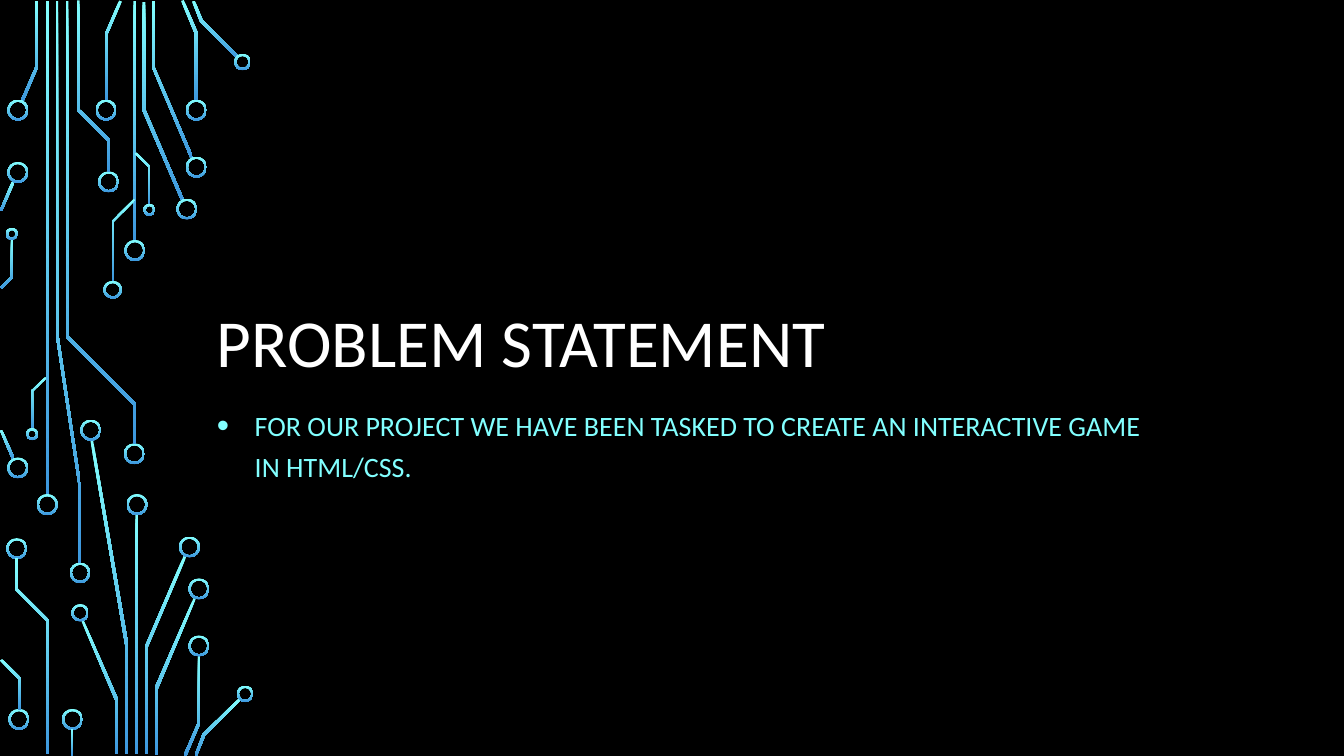
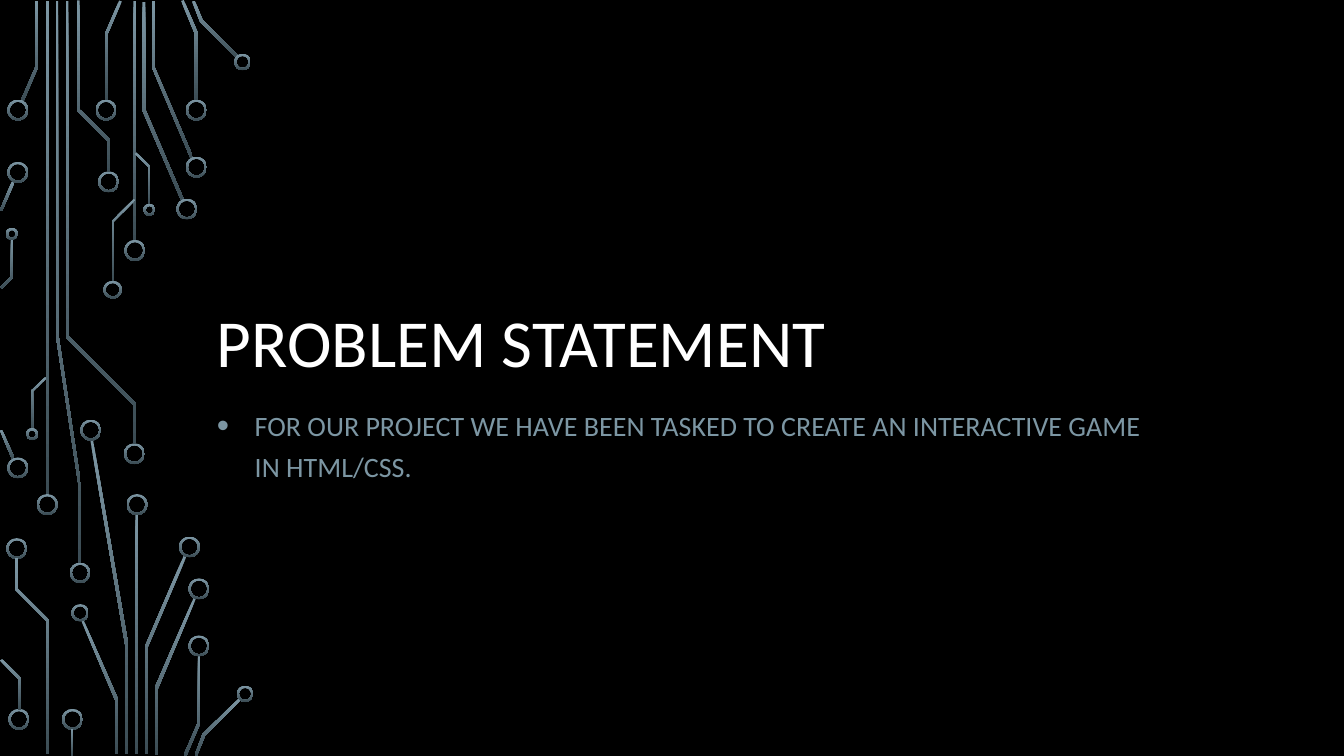
Before and after one commit to wholley4/Adventures-of-Wimiky, a slide deck: slide 2 of web_project1.pptx. Drawn at 1344x756 pixels with LibreOffice and Linux fonts; fonts in the diff are those of the drawing; background and template pictures are left out. Boxes give left, top, right and bottom in pixels: in the first picture for what was removed or moved away, otherwise in the second. Text is boxed around its words. In the diff, an @@ line names an element or a change of style, - is before the commit and + after.

```diff
--- a/web_project1.pptx
+++ b/web_project1.pptx
@@ fill gradient #82FFFF to #3D97DE to gradient #7C96A3 to #3B4C54 in 54 elements at (x1=124, y1=240, x2=145, y2=261), (x1=124, y1=444, x2=145, y2=465), (x1=45, y1=1, x2=48, y2=495), (x1=36, y1=494, x2=57, y2=515), (x1=21, y1=1, x2=38, y2=101), (x1=142, y1=2, x2=184, y2=201), (x1=176, y1=199, x2=198, y2=220), (x1=152, y1=1, x2=194, y2=158), (x1=181, y1=0, x2=199, y2=101), (x1=186, y1=156, x2=207, y2=177), (x1=186, y1=100, x2=207, y2=121), (x1=193, y1=1, x2=239, y2=58), (x1=234, y1=53, x2=252, y2=70), (x1=105, y1=1, x2=122, y2=101), (x1=96, y1=100, x2=117, y2=121), (x1=98, y1=171, x2=119, y2=193), (x1=82, y1=620, x2=119, y2=754), (x1=72, y1=604, x2=89, y2=621), (x1=7, y1=100, x2=28, y2=121), (x1=0, y1=430, x2=15, y2=459), (x1=7, y1=458, x2=28, y2=479), (x1=0, y1=181, x2=15, y2=212), (x1=7, y1=162, x2=28, y2=184), (x1=77, y1=1, x2=111, y2=172), (x1=6, y1=538, x2=27, y2=560), (x1=15, y1=558, x2=48, y2=753), (x1=62, y1=709, x2=83, y2=730), (x1=71, y1=729, x2=74, y2=756), (x1=8, y1=709, x2=29, y2=730), (x1=0, y1=659, x2=21, y2=711), (x1=112, y1=199, x2=135, y2=282), (x1=104, y1=281, x2=122, y2=299), (x1=66, y1=1, x2=136, y2=445), (x1=135, y1=152, x2=151, y2=205), (x1=143, y1=204, x2=155, y2=216), (x1=31, y1=377, x2=47, y2=430), (x1=26, y1=429, x2=38, y2=441), (x1=1, y1=239, x2=13, y2=288), (x1=6, y1=228, x2=18, y2=240), (x1=135, y1=514, x2=138, y2=755), (x1=145, y1=556, x2=187, y2=754), (x1=127, y1=494, x2=148, y2=515), (x1=91, y1=440, x2=129, y2=755), (x1=81, y1=419, x2=102, y2=441), (x1=179, y1=536, x2=201, y2=558), (x1=155, y1=598, x2=197, y2=755), (x1=184, y1=655, x2=201, y2=756), (x1=189, y1=579, x2=210, y2=600), (x1=189, y1=635, x2=210, y2=656), (x1=195, y1=698, x2=241, y2=756), (x1=237, y1=686, x2=254, y2=702), (x1=55, y1=1, x2=82, y2=564), (x1=70, y1=563, x2=90, y2=583), (x1=133, y1=1, x2=136, y2=242) @@
@@ subtitle "FOR OUR PROJECT WE HAVE ..." at (x1=255, y1=418, x2=1140, y2=478): text colour #82FFFF to #7C96A3 @@
```
Also in this commit, not shown: 7 other slides changed.
